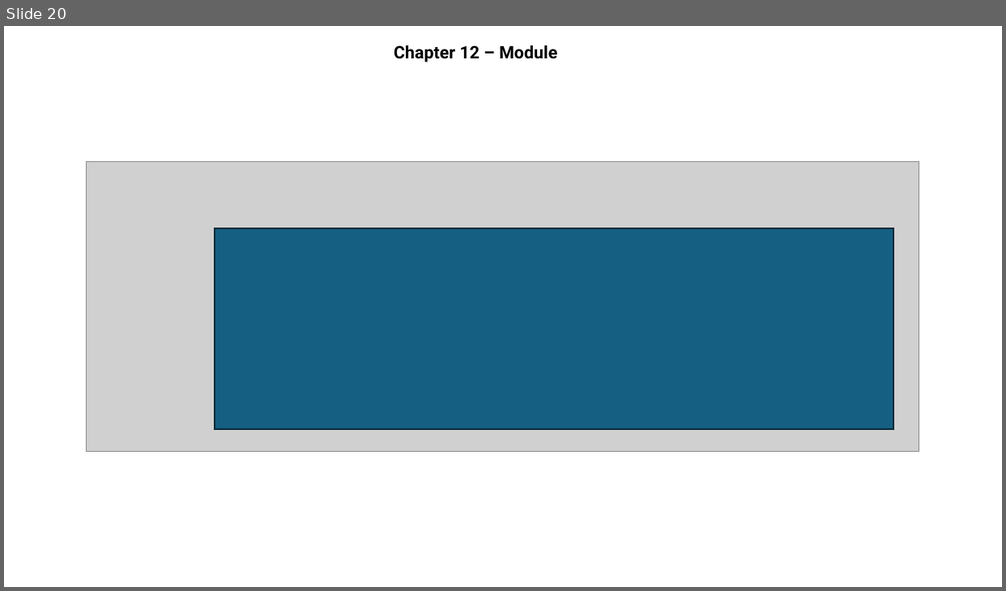
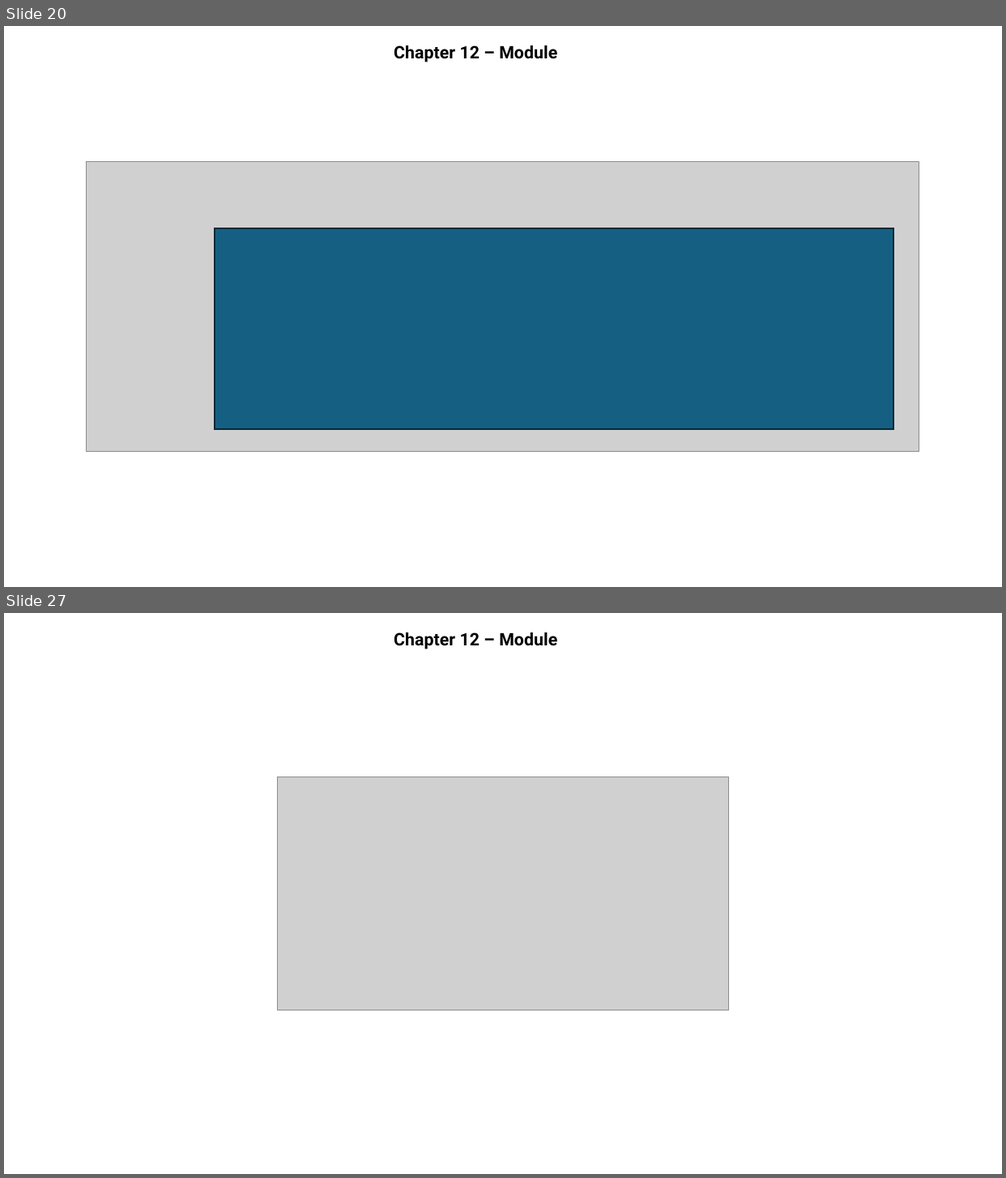
Before and after one commit to MaiDinhVinh/CS-Java, a slide deck: OCP17/Chapter 12 - Modules.pptx. Shown one above the other, each under a label of ours: slide 20 before the commit, slides 20 and 27 after it; the slides between them are not shown. The pictures are 1006x591 and 1006x1178 pixels, drawn with LibreOffice and Linux fonts; fonts in the diff are those of the drawing; grey boxes stand for pictures. Boxes give left, top, right and bottom in pixels: in the first picture for what was removed or moved away, otherwise in the second. Text is boxed around its words. In the diff, an @@ line names an element or a change of style, - is before the commit and + after.

```diff
--- a/OCP17/Chapter 12 - Modules.pptx
+++ b/OCP17/Chapter 12 - Modules.pptx
@@ slide 27 added at (x1=4, y1=613, x2=1002, y2=1174), background #FFFFFF @@
@@ subtitle added at (x1=394, y1=632, x2=557, y2=649), 16.6 pt, text #000000, bold @@
+Chapter 12 – Module
@@ picture added at (x1=277, y1=777, x2=729, y2=1010) @@
```
Also in this commit, not shown: 32 other slides added.
